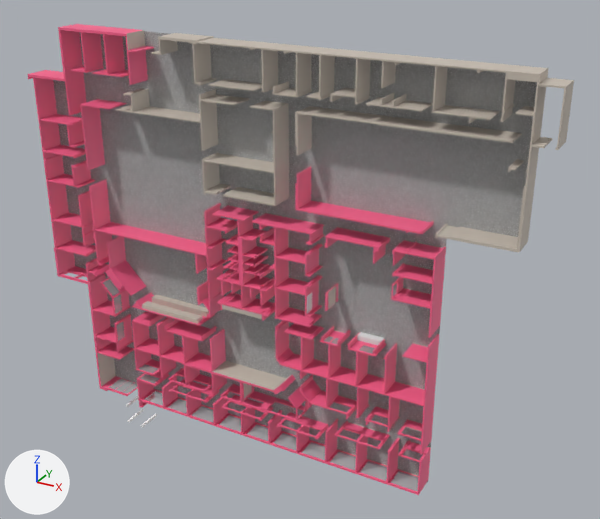
One commit to the glTF model willowgarage/meshes/willowgarage-hd.glb: the scene before it, then after it.
Camera for both pictures: a 50 mm camera at (71.8, -70.2, 57.8) aimed at (32.6, 1.1, 22.1). The lights are fixed; the arrows at lower left show +X, +Y and +Z. The first picture is the older version. Where no turn or scale is listed for an object, it has been applied to the vertices.

Script lines for the objects in view, before the commit:
```python
ob_instance_0_008 = bpy.data.objects.new('instance_0.008', me_id56)
ob_instance_0_008.location = (0.0, 0.0, 0.0)
ob_instance_0_021 = bpy.data.objects.new('instance_0.021', me_id134)
ob_instance_0_021.location = (0.0, 0.0, 0.0)
ob_instance_0_023 = bpy.data.objects.new('instance_0.023', me_id153)
ob_instance_0_023.location = (0.0, 0.0, 0.0)
ob_instance_0_032 = bpy.data.objects.new('instance_0.032', me_id209)
ob_instance_0_032.location = (0.0, 0.0, 0.0)
ob_instance_0_036 = bpy.data.objects.new('instance_0.036', me_id235)
ob_instance_0_036.location = (0.0, 0.0, 0.0)
ob_instance_0_038 = bpy.data.objects.new('instance_0.038', me_id247)
ob_instance_0_038.location = (0.0, 0.0, 0.0)
ob_instance_0_041 = bpy.data.objects.new('instance_0.041', me_id265)
ob_instance_0_041.location = (0.0, 0.0, 0.0)
ob_instance_0_052 = bpy.data.objects.new('instance_0.052', me_id333)
ob_instance_0_052.location = (0.0, 0.0, 0.0)
ob_instance_0_053 = bpy.data.objects.new('instance_0.053', me_id339)
ob_instance_0_053.location = (0.0, 0.0, 0.0)
# also in view: 'instance_0.020' at (40.9, -1.4, 31.1); 'instance_0.005' at (44.6, -1.4, 37.0); 'instance_0.006' at (38.2, -1.4, 37.0); 'instance_0.082' at (9.4, -1.4, 33.0); 'instance_0.043' at (27.7, -1.4, 8.0)
```
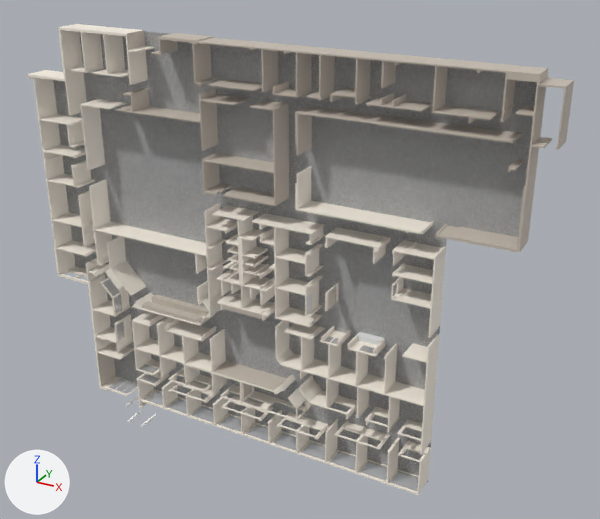
The newer file is also turned or shifted as a whole; pictures and numbers use the older file's frame.

Where the change shows, as pixel boxes (x1, y1, x2, y2) in the pictures (600 x 519 px):
'instance_0.021', recoloured (pink to white)
    both: (28, 24, 154, 396)
'instance_0.052', recoloured (pink to white)
    both: (275, 320, 439, 455)
'instance_0.041', recoloured (pink to white)
    both: (136, 371, 431, 495)
'instance_0.038', recoloured (pink to white)
    both: (132, 311, 309, 421)
'instance_0.036', recoloured (pink to white)
    both: (252, 213, 324, 328)
'instance_0.023', recoloured (pink to white)
    both: (213, 205, 275, 321)
'instance_0.032', recoloured (pink to white)
    both: (89, 179, 224, 318)
'instance_0.053', recoloured (pink to white)
    both: (391, 240, 446, 338)
'instance_0.020', recoloured (pink to white)
    both: (295, 166, 434, 235)
'instance_0.082', recoloured (lighter)
    both: (80, 99, 126, 171)
'instance_0.060', recoloured (pink to white)
    both: (105, 236, 146, 296)
'instance_0.033', recoloured (pink to white)
    both: (205, 206, 237, 271)
'instance_0.037', recoloured (pink to white)
    both: (325, 227, 390, 264)
'instance_0.034', recoloured
    both: (132, 292, 215, 326)
'instance_0.054', recoloured
    both: (325, 283, 338, 311)
'instance_0.131', recoloured
    both: (62, 270, 81, 275)
'instance_0.120', recoloured
    both: (266, 401, 304, 411)
'instance_0.097', recoloured
    both: (360, 435, 382, 441)
'instance_0.132', recoloured
    both: (76, 274, 87, 278)
'instance_0.055', recoloured
    both: (243, 407, 265, 413)
'instance_0.095', recoloured
    both: (339, 428, 361, 435)
'instance_0.098', recoloured
    both: (329, 402, 351, 407)
'instance_0.092', recoloured
    both: (299, 425, 319, 431)
'instance_0.090', recoloured
    both: (280, 419, 302, 425)
'instance_0.100', recoloured
    both: (402, 448, 424, 455)
'instance_0.057', recoloured
    both: (188, 390, 210, 395)
'instance_0.087', recoloured
    both: (187, 380, 209, 385)
'instance_0.056', recoloured
    both: (225, 401, 247, 407)
'instance_0.114', recoloured
    both: (393, 282, 398, 297)
'instance_0.089', recoloured
    both: (243, 397, 264, 402)
'instance_0.099', recoloured
    both: (369, 413, 388, 419)
'instance_0.058', recoloured
    both: (172, 385, 191, 390)
'instance_0.040', recoloured
    both: (298, 400, 306, 418)
'instance_0.088', recoloured
    both: (224, 391, 240, 396)

Edits to the bpy script that builds the scene:
```text
Change mat_auto_1:
    mat_auto_1.base_color: (1.0, 0.127, 0.277) -> (1.0, 0.925, 0.816)  # pink #ff6490 -> white #fff6e9
```
